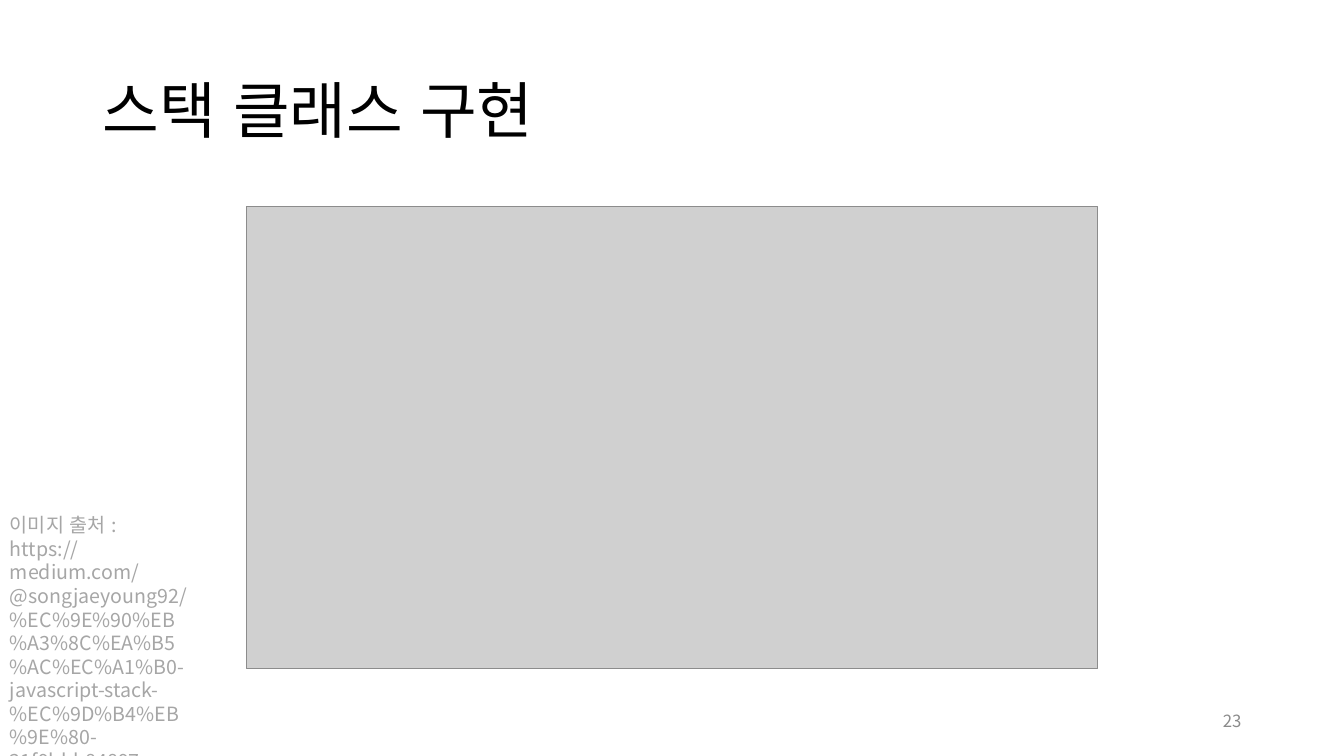
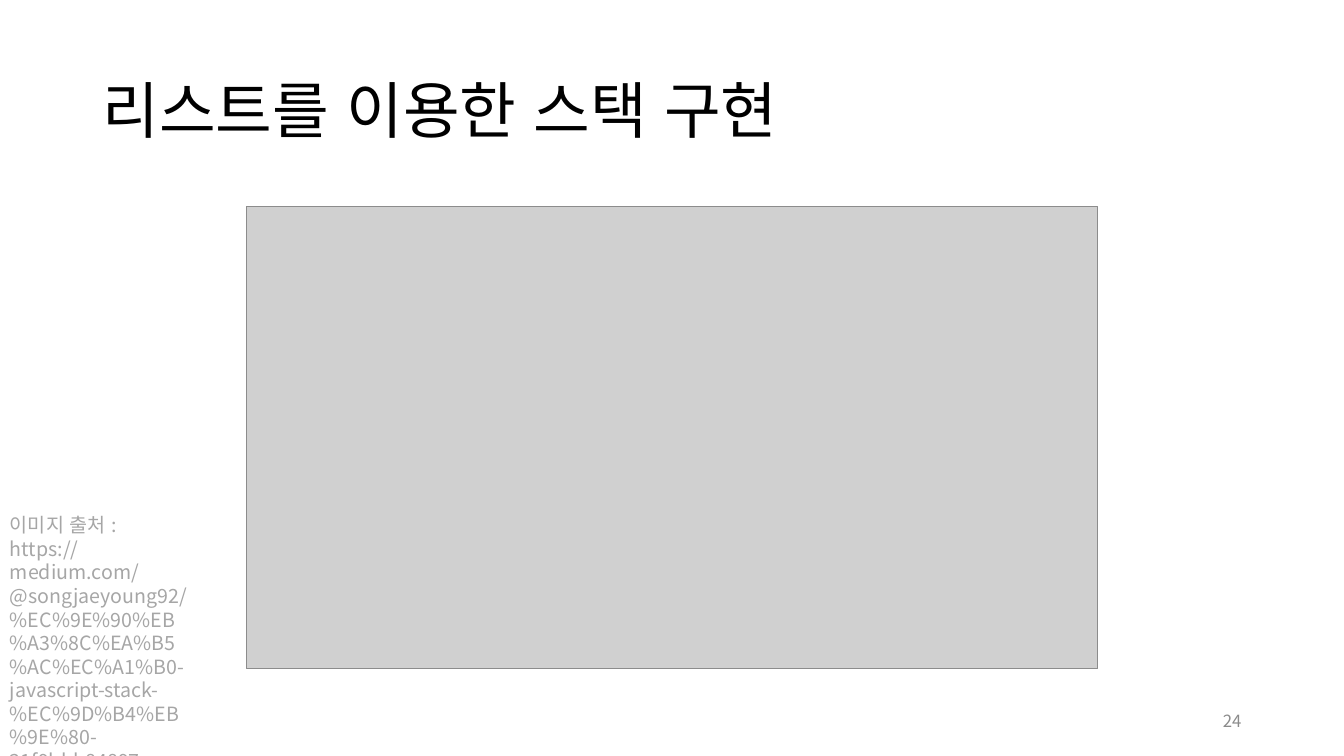
Before and after one commit to jm-kor-00/Seed_23-2nd, a slide deck: slide 24 of 1st/2학기_씨앗_1회.pptx (slide 23 before the commit). Drawn at 1344x756 pixels with LibreOffice and Linux fonts; fonts in the diff are those of the drawing; grey boxes stand for pictures. Boxes give left, top, right and bottom in pixels: in the first picture for what was removed or moved away, otherwise in the second. Text is boxed around its words. In the diff, an @@ line names an element or a change of style, - is before the commit and + after.

```diff
--- a/1st/2학기_씨앗_1회.pptx
+++ b/1st/2학기_씨앗_1회.pptx
@@ title at [102,82,777,138]: text changed @@
-스택 클래스 구현
+리스트를 이용한 스택 구현
@@ page number at [1223,714,1242,727]: text changed @@
-23
+24
```
Also in this commit, not shown: 3 other slides changed, 9 slides added, 2 other files.
